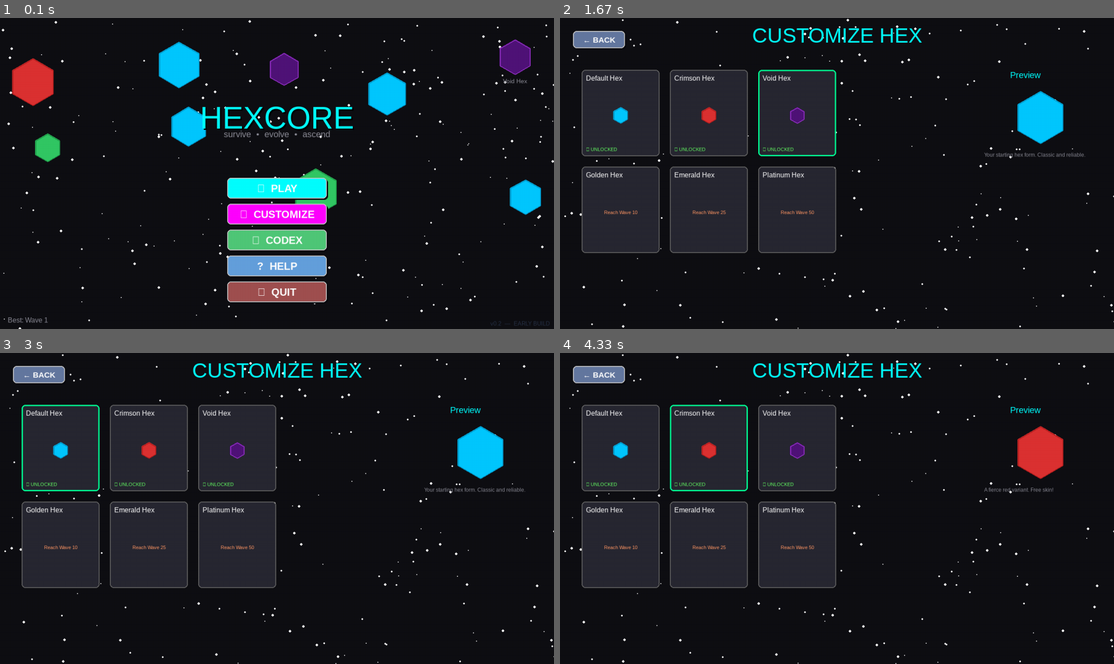
Above: before the commit, frames 1-4 (two rows, left to right).
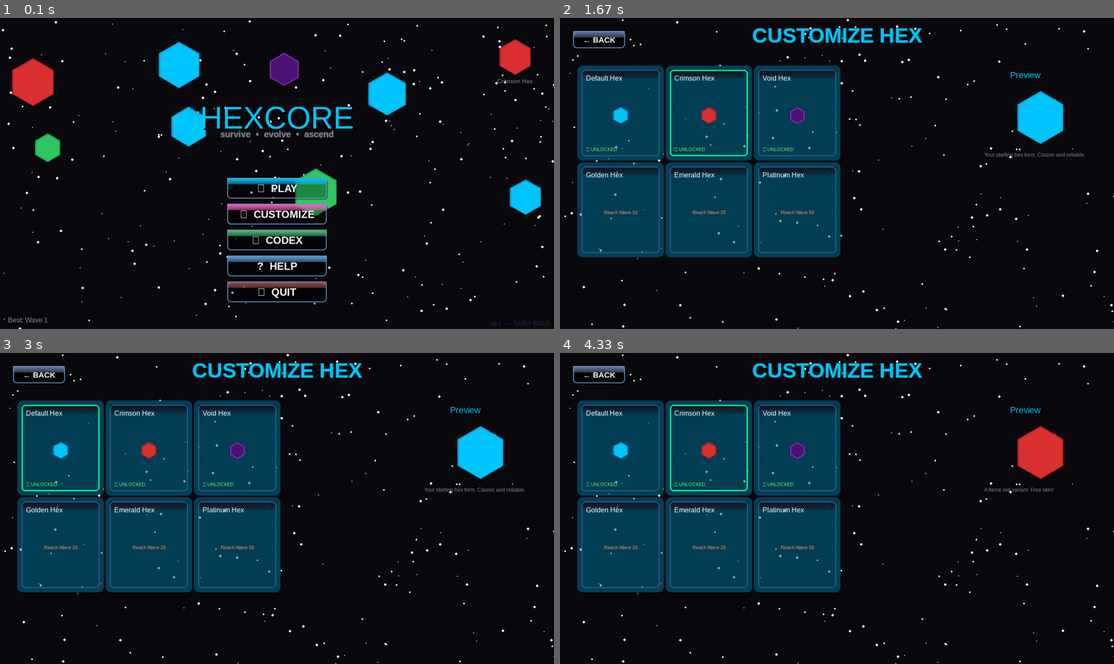
Above: after the commit, the same moments.

Repository: Merric0133/hexagon-game-with-brian
Game: pygame game, started from hexagongame/main.py
Two runs of this game, one before a commit and one after it. Both use one fixed random seed, a clock stepped at 60 frames per second and the inputs below.
Inputs (mouse positions are in pixels of both pictures, inside the frame that each line leads up to):
- Up to frame 1 (0.1 s): no input
- Up to frame 2 (1.67 s): click (814, 185) at 0.38 s; hold Right 0.67-1.13 s; move the mouse to (837, 195) at 0.7 s; tap Esc at 1.17 s; click "⬡ CUSTOMIZE" at 1.55 s
- Up to frame 3 (3 s): click "Default Hex" at 1.88 s
- Up to frame 4 (4.33 s): click "Crimson Hex" at 3.05 s

The runs differ from the first frame. In frame 1, 7.1% of the frame differs, in the area x 36-97%, y 6-92%; in frame 2, 29%, in the area x 2-87%, y 3-77%; in frame 3, 28%; in frame 4, 28%.

Commit message:
Add files via upload
updated ui that i did

Diff:
--- a/hexagongame/constants.py
+++ b/hexagongame/constants.py
@@ -12,16 +12,18 @@
 DATA_DIR = "data"
 
 # Colors
-COLOR_BG = (15, 15, 20)
+COLOR_BG = (10, 10, 15)
 COLOR_TEXT = (240, 240, 240)
 COLOR_TEXT_DIM = (140, 140, 150)
-COLOR_ACCENT = (0, 255, 255)
-COLOR_ACCENT2 = (255, 0, 255)
-COLOR_DANGER = (255, 50, 50)
-COLOR_SUCCESS = (50, 255, 100)
-COLOR_WARNING = (255, 200, 0)
-COLOR_BORDER = (100, 100, 100)
-COLOR_BG_PANEL = (40, 40, 50)
+COLOR_ACCENT = (0, 200, 255)  # Teal accent
+COLOR_ACCENT2 = (255, 100, 200)  # Pink accent
+COLOR_DANGER = (255, 80, 80)
+COLOR_SUCCESS = (100, 255, 150)
+COLOR_WARNING = (255, 220, 100)
+COLOR_BORDER = (50, 100, 150)  # Subtle blue border
+COLOR_BG_PANEL = (20, 20, 30)
+COLOR_GLOW = (0, 150, 200, 100)  # Semi-transparent glow
+COLOR_SHADOW = (0, 0, 0, 50)
 
 # Hex
 HEX_RADIUS = 30
--- a/hexagongame/data/progress.json
+++ b/hexagongame/data/progress.json
@@ -1 +1 @@
-{"highest_wave": 1, "unlocked_skins": ["default"], "selected_skin": "void"}
+{"highest_wave": 1, "unlocked_skins": ["default"], "selected_skin": "crimson"}
--- a/hexagongame/ui.py
+++ b/hexagongame/ui.py
@@ -13,23 +13,68 @@
     return [[random.randint(0, 1280), random.randint(0, 720), random.randint(1, 3)] for _ in range(count)]
 
 def render_text_centered(surface, text, size, color, y, font_name="Arial"):
-    font = pygame.font.SysFont(font_name, size)
+    font = pygame.font.SysFont(font_name, size, bold=True)
+    # Outline for glow
+    outline_color = (color[0]//4, color[1]//4, color[2]//4)
+    for dx, dy in [(-1,-1), (-1,1), (1,-1), (1,1)]:
+        outline_surf = font.render(text, True, outline_color)
+        outline_rect = outline_surf.get_rect(center=(640 + dx, y + dy))
+        surface.blit(outline_surf, outline_rect)
     text_surf = font.render(text, True, color)
     text_rect = text_surf.get_rect(center=(640, y))
     surface.blit(text_surf, text_rect)
 
 def draw_panel(surface, rect, title=None):
-    from constants import COLOR_BG_PANEL, COLOR_BORDER
-    pygame.draw.rect(surface, COLOR_BG_PANEL, rect, border_radius=8)
+    from constants import COLOR_BG_PANEL, COLOR_BORDER, COLOR_GLOW, COLOR_SHADOW
+    # Shadow
+    shadow_rect = pygame.Rect(rect.x + 4, rect.y + 4, rect.w, rect.h)
+    shadow_surf = pygame.Surface((rect.w, rect.h), pygame.SRCALPHA)
+    pygame.draw.rect(shadow_surf, COLOR_SHADOW, shadow_surf.get_rect(), border_radius=12)
+    surface.blit(shadow_surf, (shadow_rect.x, shadow_rect.y))
+
+    # Glow
+    glow_surf = pygame.Surface((rect.w + 20, rect.h + 20), pygame.SRCALPHA)
+    pygame.draw.rect(glow_surf, COLOR_GLOW, glow_surf.get_rect(), border_radius=12)
+    surface.blit(glow_surf, (rect.x - 10, rect.y - 10))
+
+    # Main panel with gradient
+    panel_surf = pygame.Surface((rect.w, rect.h), pygame.SRCALPHA)
+    for i in range(10):
+        alpha = 255 - i * 20
+        color = (COLOR_BG_PANEL[0], COLOR_BG_PANEL[1], COLOR_BG_PANEL[2], alpha)
+        pygame.draw.rect(panel_surf, color, (0, i*2, rect.w, 2), border_radius=8 if i == 0 else 0)
+    surface.blit(panel_surf, (rect.x, rect.y))
+
+    # Border
     pygame.draw.rect(surface, COLOR_BORDER, rect, 2, border_radius=8)
+
+    if title:
+        font = pygame.font.SysFont("Arial", 18, bold=True)
+        title_surf = font.render(title, True, COLOR_TEXT)
+        surface.blit(title_surf, (rect.x + 10, rect.y + 5))
 
 def draw_bar(surface, x, y, w, h, current, max_val, fill_color=(0, 255, 0)):
     """Draw a progress/stat bar."""
-    pygame.draw.rect(surface, (30, 30, 40), (x, y, w, h))
+    from constants import COLOR_GLOW
+    # Background
+    pygame.draw.rect(surface, (15, 15, 25), (x, y, w, h), border_radius=4)
+    # Fill
     if max_val > 0:
         fill_w = int(w * (current / max_val))
-        pygame.draw.rect(surface, fill_color, (x, y, fill_w, h))
-    pygame.draw.rect(surface, (100, 100, 120), (x, y, w, h), 1)
+        fill_surf = pygame.Surface((fill_w, h), pygame.SRCALPHA)
+        for i in range(5):
+            alpha = 255 - i * 40
+            color = (*fill_color, alpha)
+            pygame.draw.rect(fill_surf, color, (0, i*2, fill_w, 2), border_radius=4 if i == 0 else 0)
+        surface.blit(fill_surf, (x, y))
+        # Glow on fill
+        if fill_w > 0:
+            glow_surf = pygame.Surface((fill_w + 10, h + 10), pygame.SRCALPHA)
+            glow_color = (*fill_color[:3], 50)
+            pygame.draw.rect(glow_surf, glow_color, glow_surf.get_rect(), border_radius=6)
+            surface.blit(glow_surf, (x - 5, y - 5))
+    # Border
+    pygame.draw.rect(surface, (100, 150, 200), (x, y, w, h), 1, border_radius=4)
 
 def draw_rarity_badge(surface, x, y, rarity, font_size=14):
     from constants import RARITY_COLORS
@@ -74,17 +119,59 @@
         self.color = color
         self.font_size = kwargs.get('font_size', 24)
         self.is_hovered = False
+        self.hover_time = 0.0
+        self.clicked = False
 
     def update(self, input_handler, dt):
         """Check if button was clicked. Returns True if clicked."""
+        prev_hovered = self.is_hovered
         self.is_hovered = self.rect.collidepoint(input_handler.mouse_pos)
-        return self.is_hovered and input_handler.mouse_just_pressed(1)
+        if self.is_hovered:
+            self.hover_time += dt
+        else:
+            self.hover_time = max(0, self.hover_time - dt * 2)
+
+        clicked = self.is_hovered and input_handler.mouse_just_pressed(1)
+        if clicked:
+            self.clicked = True
+        return clicked
 
     def draw(self, surface):
-        draw_color = tuple(min(255, c + 30) for c in self.color) if self.is_hovered else self.color
-        pygame.draw.rect(surface, (10, 10, 15), (self.rect.x+3, self.rect.y+3, self.rect.w, self.rect.h), border_radius=8)
-        pygame.draw.rect(surface, draw_color, self.rect, border_radius=8)
-        pygame.draw.rect(surface, (200, 200, 200), self.rect, 2, border_radius=8)
+        from constants import COLOR_GLOW
+        # Glow on hover
+        if self.is_hovered:
+            glow_intensity = min(1.0, self.hover_time * 5)
+            glow_color = (COLOR_GLOW[0], COLOR_GLOW[1], COLOR_GLOW[2], int(COLOR_GLOW[3] * glow_intensity))
+            glow_surf = pygame.Surface((self.rect.w + 20, self.rect.h + 20), pygame.SRCALPHA)
+            pygame.draw.rect(glow_surf, glow_color, glow_surf.get_rect(), border_radius=12)
+            surface.blit(glow_surf, (self.rect.x - 10, self.rect.y - 10))
+
+        # Shadow
+        shadow_color = (0, 0, 0, 80)
+        shadow_surf = pygame.Surface((self.rect.w, self.rect.h), pygame.SRCALPHA)
+        pygame.draw.rect(shadow_surf, shadow_color, shadow_surf.get_rect(), border_radius=8)
+        surface.blit(shadow_surf, (self.rect.x + 3, self.rect.y + 3))
+
+        # Main button with gradient
+        button_surf = pygame.Surface((self.rect.w, self.rect.h), pygame.SRCALPHA)
+        base_color = self.color
+        if self.is_hovered:
+            base_color = tuple(min(255, c + 50) for c in self.color)
+        for i in range(5):
+            alpha = 255 - i * 30
+            color = (*base_color, alpha)
+            pygame.draw.rect(button_surf, color, (0, i*3, self.rect.w, 3), border_radius=8 if i == 0 else 0)
+        surface.blit(button_surf, (self.rect.x, self.rect.y))
+
+        # Border
+        border_color = (150, 200, 255) if self.is_hovered else (100, 150, 200)
+        pygame.draw.rect(surface, border_color, self.rect, 2, border_radius=8)
+
+        # Text
         font = pygame.font.SysFont("Arial", self.font_size, bold=True)
-        label = font.render(self.text, True, (255, 255, 255))
+        text_color = (255, 255, 255) if not self.clicked else (200, 200, 200)
+        label = font.render(self.text, True, text_color)
         surface.blit(label, (self.rect.centerx - label.get_width()//2, self.rect.centery - label.get_height()//2))
+
+        if self.clicked:
+            self.clicked = False
